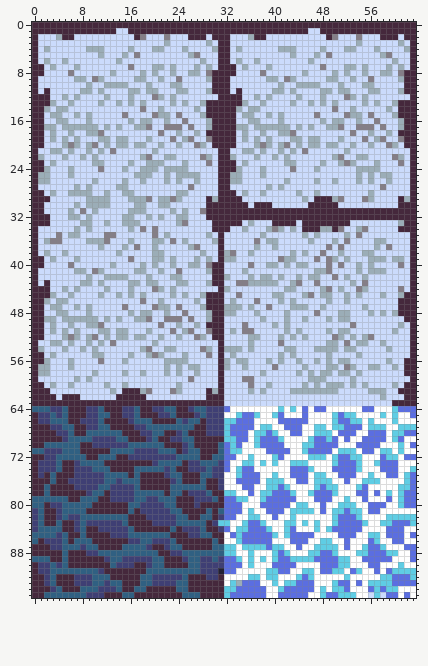
Pixel-art file, stored at assets/tileset.aseprite. The picture above is the old version.
64x96 pixels, 1 frame.
Once edited:
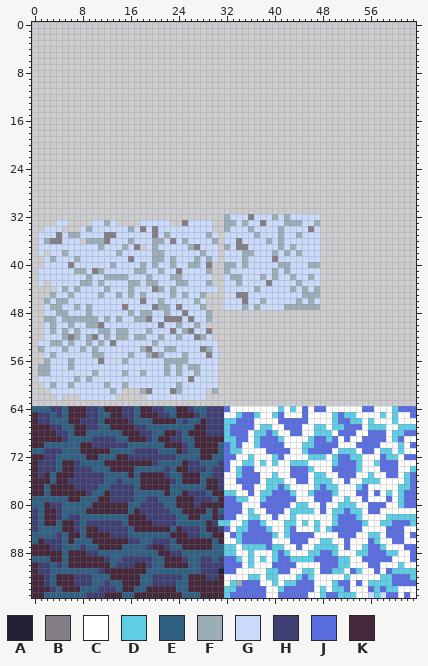
Palette (. is transparent): A #222034  B #847e87  C #ffffff  D #5fcde4  E #306082  F #9badb7  G #cbdbfc  H #3f3f74  J #5b6ee1  K #45283c
From old to new:
Changed rows in their new state; - is an unchanged pixel.
first column x 0:
 0 ................................................................
 1 ................................................................
 2 ................................................................
 3 ................................................................
 4 ................................................................
 5 ................................................................
 6 ................................................................
 7 ................................................................
 8 ................................................................
 9 ................................................................
10 ................................................................
11 ................................................................
12 ................................................................
13 ................................................................
14 ................................................................
15 ................................................................
16 ................................................................
17 ................................................................
18 ................................................................
19 ................................................................
20 ................................................................
21 ................................................................
22 ................................................................
23 ................................................................
24 ................................................................
25 ................................................................
26 ................................................................
27 ................................................................
28 ................................................................
29 ................................................................
30 ................................................................
31 ................................................................
32 ................................FGGGBGGGFGFGGGGG................
33 ....--....----....-----..-----..FFGFG-B-GGFFFGGF................
34 ..---...----------------------..F--GF--GG--G-GBG................
35 .------------------------------.-----FG--F--FG-G................
36 .-------.----------------------.--B--G--GF----G-................
37 .-----------------.------------.F-BB-G--GF-F----................
38 .-.----------------------------.GG-F----F-FGFG--................
39 ..-----------------------------.GG-F----BGGG---G................
40 ..----------------------------..FF-FG--GGF--GGFF................
41 .-----------------------------..F--G----F-F----G................
42 .-----------------------------..GFF-G--GFG-FG--G................
43 .-.---------------------------..--FGGGGBG--GF--G................
44 ....---------------------------.G----F----G--F-F................
45 ...--------------------------...---B----GG----FF................
46 ..---------------------------...-G-B-GF--G-GF-F-................
47 ..---------------------------...GGGFGF-G--F---FF................
48 ..----------------------------..................................
49 ..----------------------------..................................
50 ..---------------------------...................................
51 ..----------------------------..................................
52 ..----------------------------..................................
53 .------------------------------.................................
54 .------------------------------.................................
55 ..-----------------------------.................................
56 ..-----------------------------.................................
57 .------------------------------.................................
58 .------------------------------.................................
59 .------------------------------.................................
60 ..-----------------------------.................................
61 ...------------...-----------.-.................................
62 ....-...------.....----------...................................
63 ................................................................
Pixel boxes of the changes (left, top, right, bottom) in both pictures:
changed: (32, 22, 416, 406)
